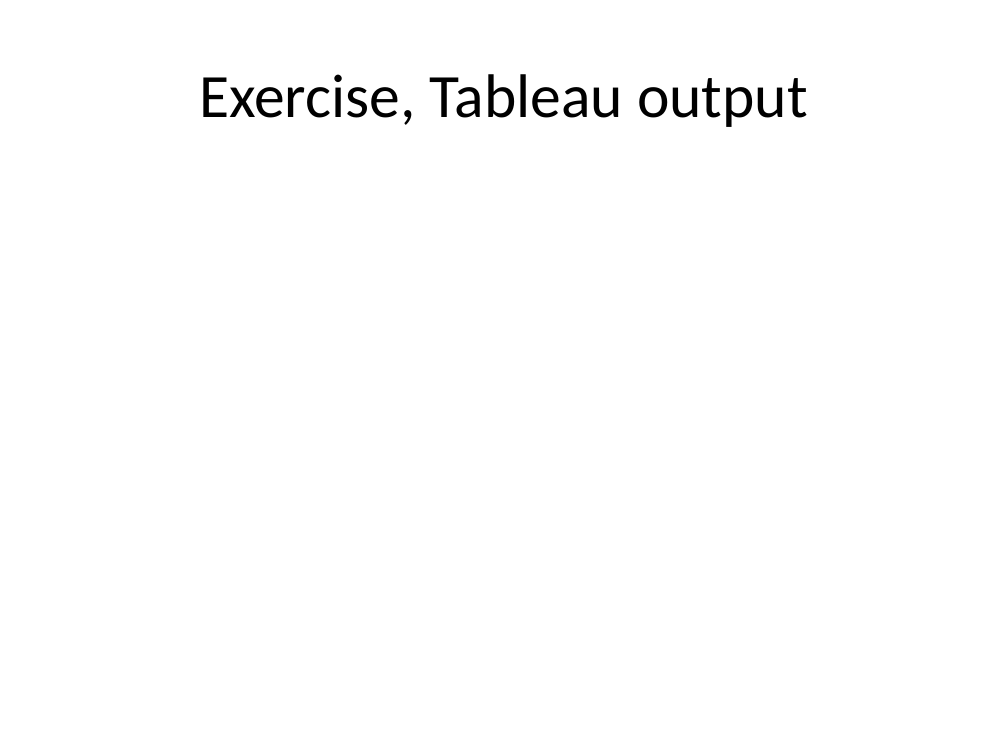
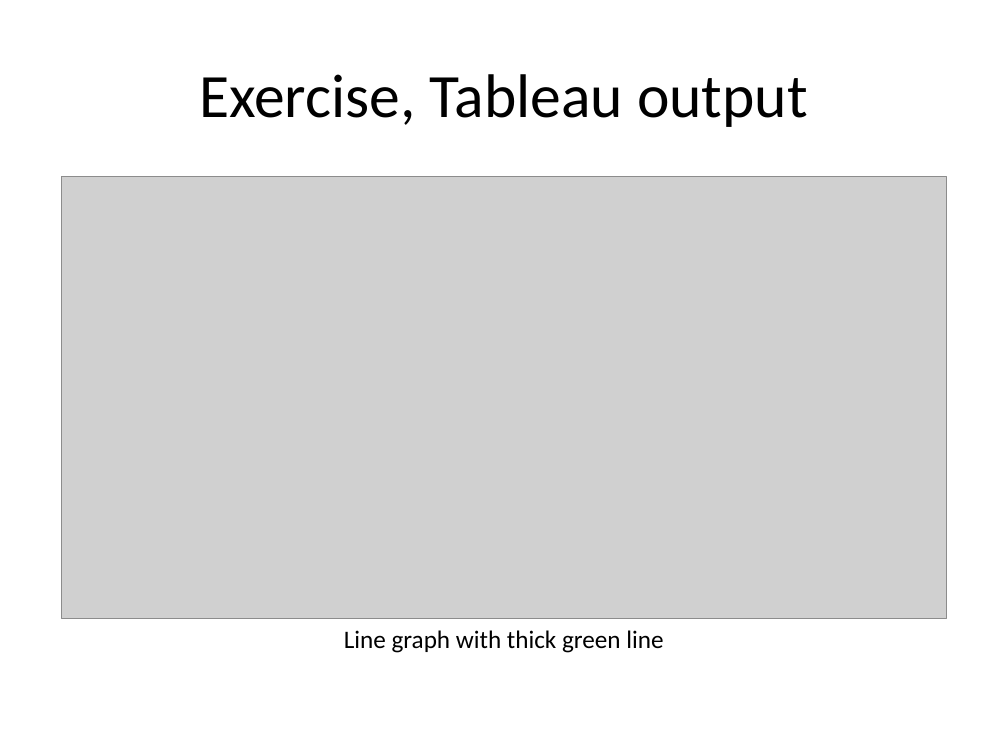
Before and after one commit to pmean/data-visualization, a slide deck: slide 19 of data-viz-03/component/fundamentals.pptx (slide 18 before the commit). Drawn at 1008x756 pixels with LibreOffice and Linux fonts; fonts in the diff are those of the drawing; grey boxes stand for pictures. Boxes give left, top, right and bottom in pixels: in the first picture for what was removed or moved away, otherwise in the second. Text is boxed around its words. In the diff, an @@ line names an element or a change of style, - is before the commit and + after.

Commit message:
Started multi-line graphs in data-viz-03

```diff
--- a/data-viz-03/component/fundamentals.pptx
+++ b/data-viz-03/component/fundamentals.pptx
@@ picture added at <box>61,176,947,619</box> @@
@@ text added at <box>344,630,663,653</box>, 18 pt, text #000000 @@
+Line graph with thick green line
```
Also in this commit, not shown: 4 other slides changed, 5 slides added, 1 slide removed, 9 other files.
